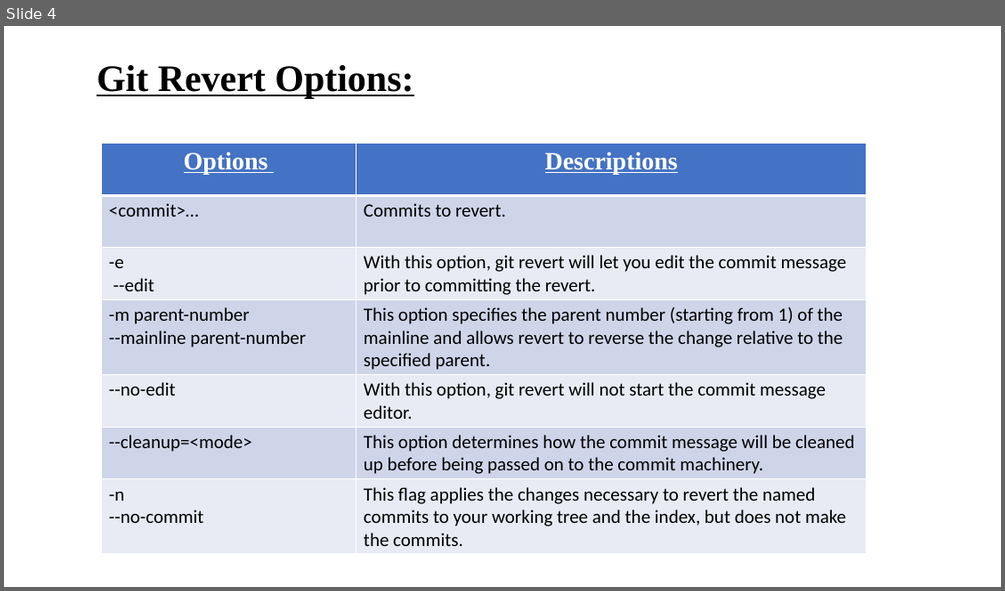
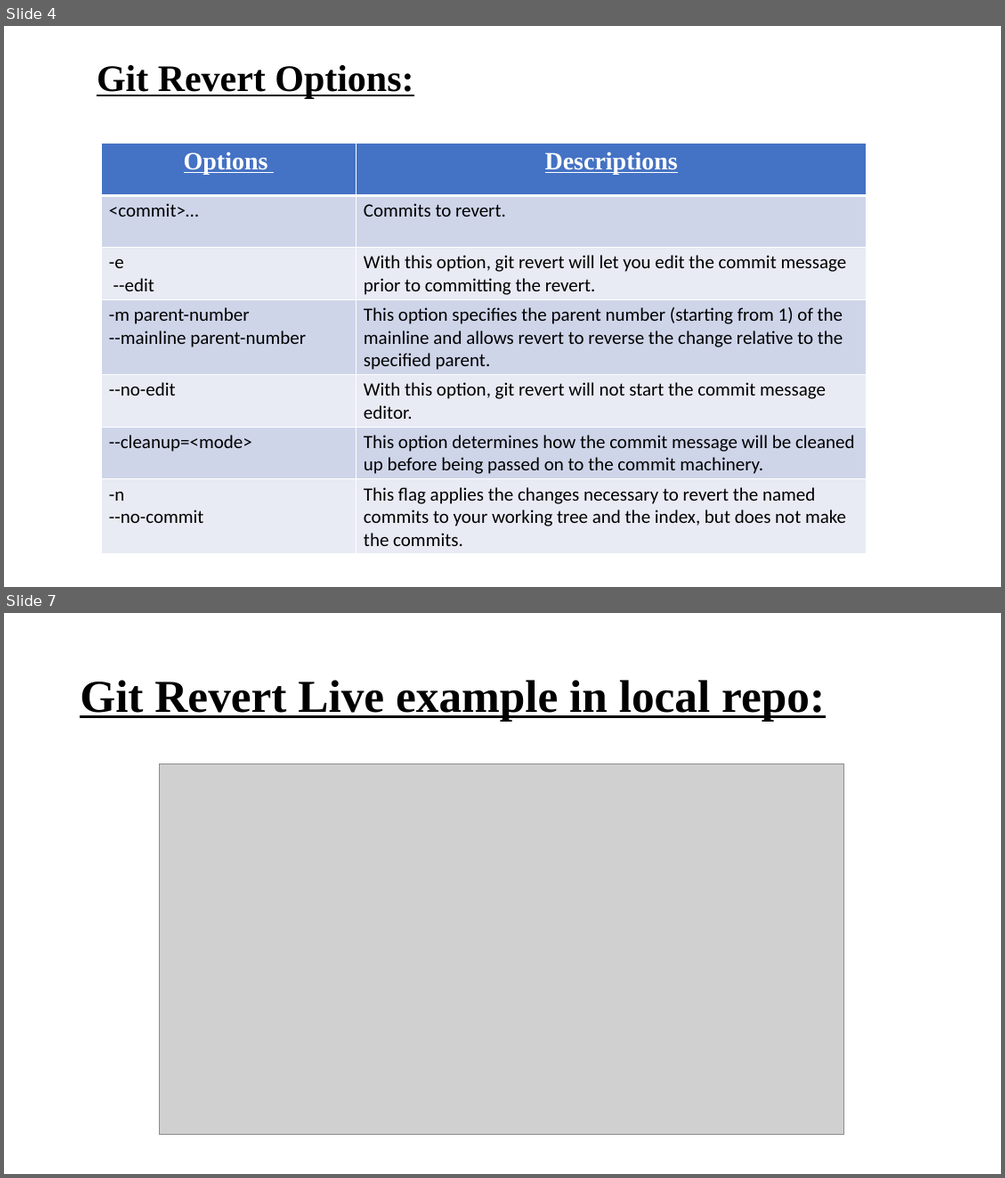
Before and after one commit to MeenakshiGoyal/1472_Git_assignment, a slide deck: Revert.pptx. Shown one above the other, each under a label of ours: slide 4 before the commit, slides 4 and 7 after it; the slides between them are not shown. The pictures are 1005x591 and 1005x1178 pixels, drawn with LibreOffice and Linux fonts; fonts in the diff are those of the drawing; grey boxes stand for pictures. Boxes give left, top, right and bottom in pixels: in the first picture for what was removed or moved away, otherwise in the second. Text is boxed around its words. In the diff, an @@ line names an element or a change of style, - is before the commit and + after.

Commit message:
PPT final updation with live examples

```diff
--- a/Revert.pptx
+++ b/Revert.pptx
@@ slide 7 added at box(4, 613, 1001, 1174), background #FFFFFF @@
@@ title added at box(80, 680, 825, 721), 44 pt, text #000000, bold, underline @@
+Git Revert Live example in local repo:
@@ picture added at box(160, 764, 844, 1135) @@
```
Also in this commit, not shown: 3 other slides added.
